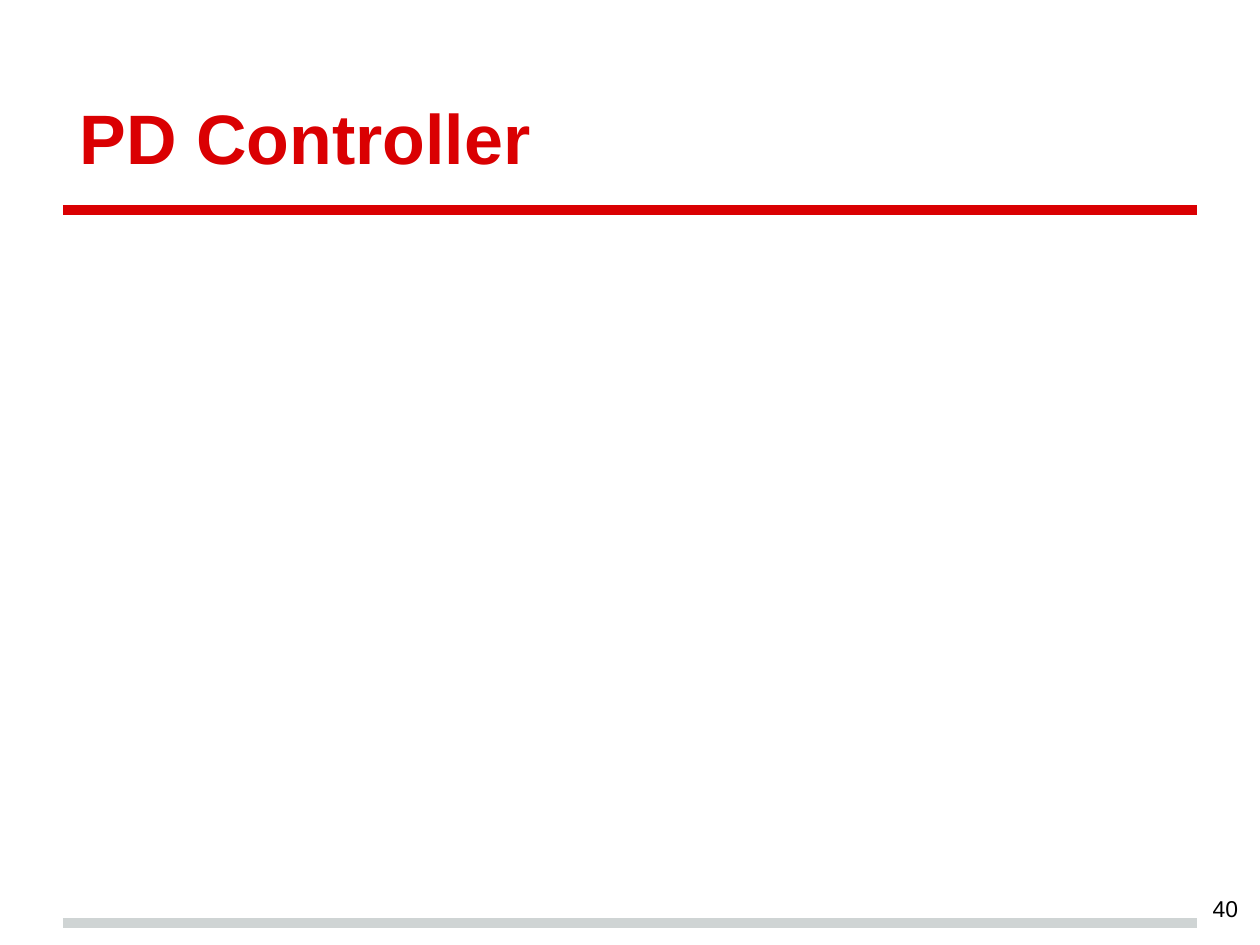
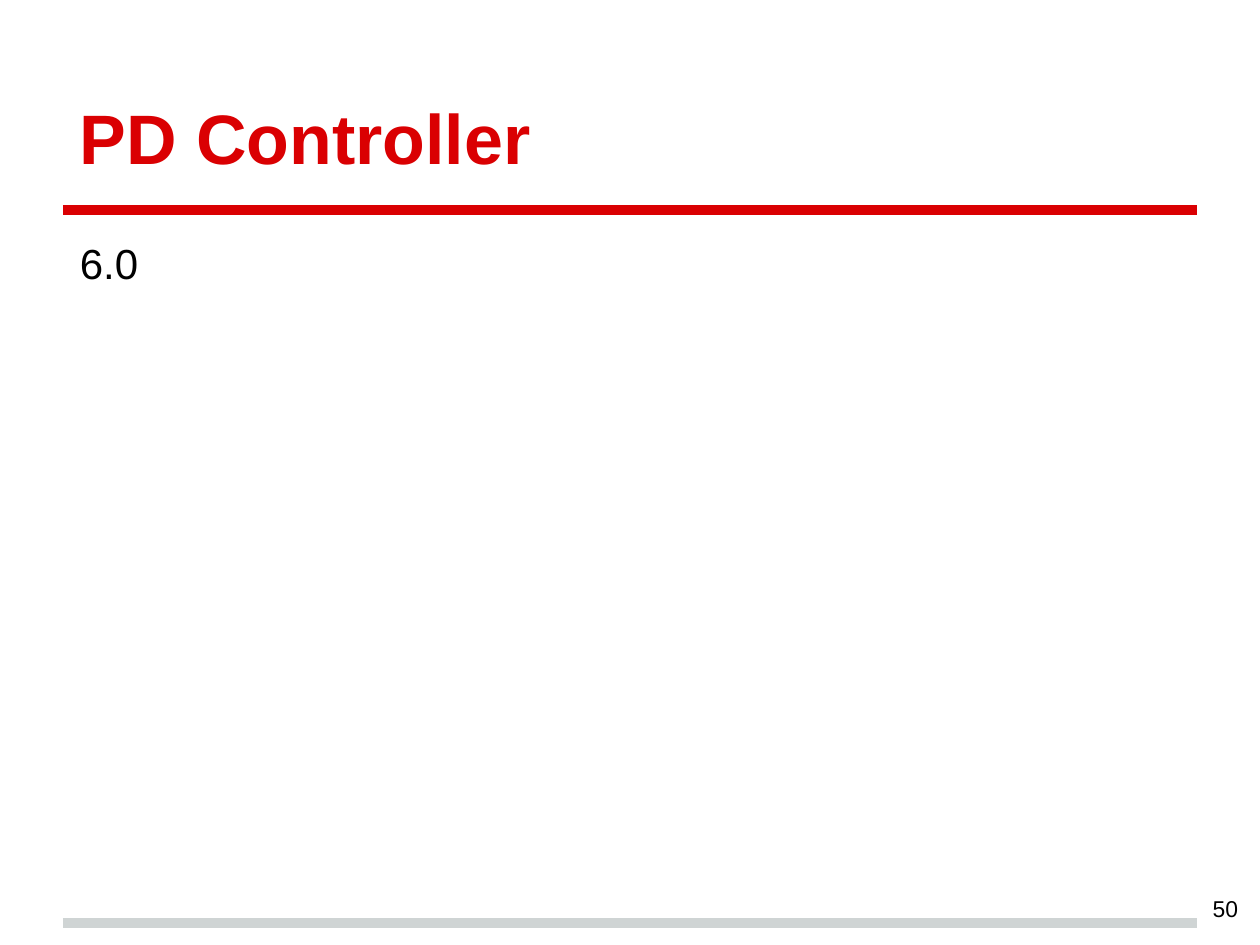
Before and after one commit to crgallac/Course, a slide deck: slide 50 of CourseHaplet.pptx (slide 40 before the commit). Drawn at 1260x945 pixels with LibreOffice and Linux fonts; fonts in the diff are those of the drawing. Boxes give left, top, right and bottom in pixels: in the first picture for what was removed or moved away, otherwise in the second. Text is boxed around its words. In the diff, an @@ line names an element or a change of style, - is before the commit and + after.

```diff
--- a/CourseHaplet.pptx
+++ b/CourseHaplet.pptx
@@ text added at <box>80,249,138,280</box>, 18 pt, text #000000 @@
+6.0
@@ page number at <box>1213,901,1238,918</box>: text changed @@
-40
+50
```
Also in this commit, not shown: 9 other slides changed, 12 slides added, 2 slides removed, 6 other files.
